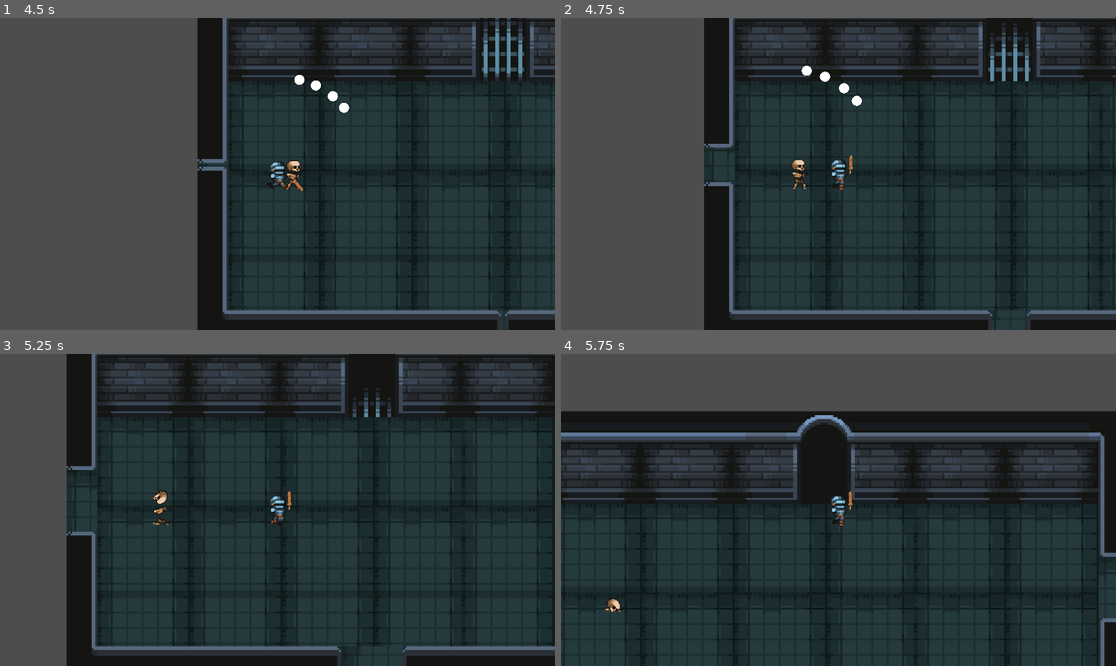
Above: before the commit, frames 1-4 (two rows, left to right).
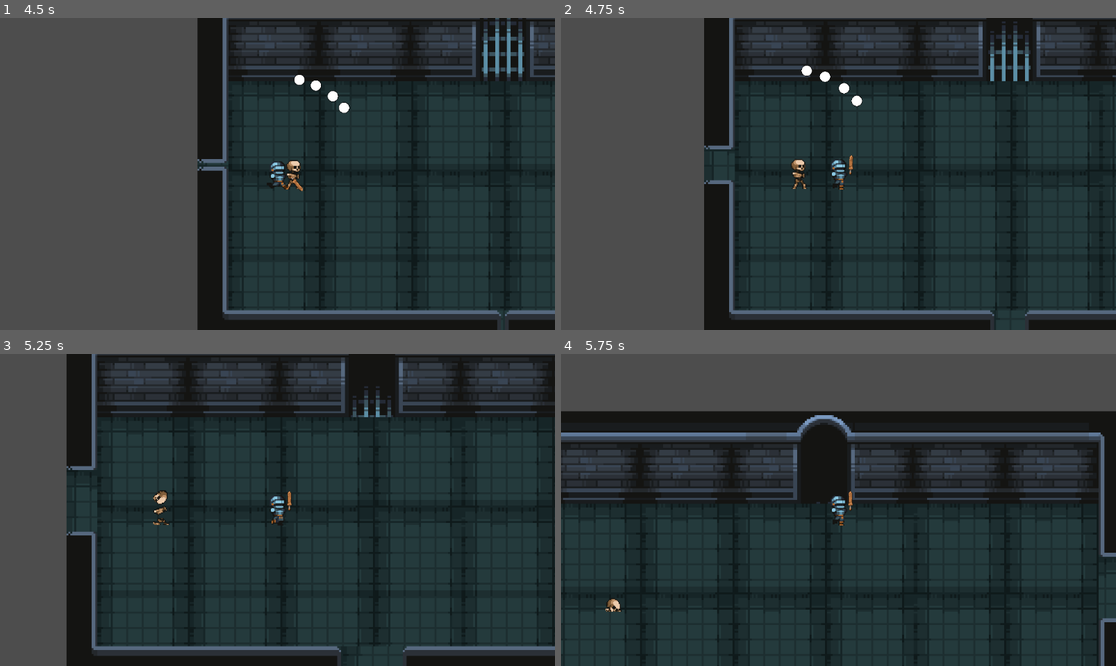
Above: after the commit, the same moments.

Repository: Robert-Riordan-UCD/GameDevJourney
Game: Godot game, scene res://debug_test_scene.tscn
Same seed, same stepped clock (60 frames per second), same inputs: the game is played once before the commit and once after it. This scene is started directly instead of the project's main scene.
Inputs (mouse positions are in pixels of both pictures, inside the frame that each line leads up to):
- Up to frame 1 (4.5 s): move the mouse to (249, 236) at 0.52 s; hold Space (player_dash) 0.53-1.28 s; hold W (player_up) 0.53-2.03 s; move the mouse to (444, 220) at 1.27 s; click (444, 220) at 1.35 s; move the mouse to (111, 127) at 2.02 s; hold Space (player_dash) 2.03-2.78 s; hold A (player_left) 2.03-3.53 s; move the mouse to (305, 174) at 2.77 s; click (305, 174) at 2.85 s; move the mouse to (194, 96) at 3.52 s; hold S (player_down) 3.53-4.28 s; hold Space (player_dash) 3.53-4.28 s; move the mouse to (399, 158) at 4.27 s; hold D (player_right) from 4.28 s (still down); click (399, 158) at 4.35 s
- Up to frame 2 (4.75 s): keep holding D (player_right)
- Up to frame 3 (5.25 s): move the mouse to (166, 525) at 5.02 s; release D (player_right) at 5.03 s; hold W (player_up) from 5.03 s (still down); hold Space (player_dash) from 5.03 s (still down)
- Up to frame 4 (5.75 s): keep holding W (player_up); keep holding Space (player_dash)

Frame 1 is identical in both runs. In frame 2, 0.5% of the frame differs, in the area x 25-85%, y 1-100%; in frame 3, 0.2%; in frame 4, less than 0.1%.

Commit message:
Updated enemy collisions

Diff:
--- a/Rougelike_Bullethell_Dungeon_Crawler/Enemies/enemy.tscn
+++ b/Rougelike_Bullethell_Dungeon_Crawler/Enemies/enemy.tscn
@@ -104,7 +104,8 @@
 }]
 
 [sub_resource type="CapsuleShape2D" id="CapsuleShape2D_b6sac"]
-height = 36.0
+radius = 7.5
+height = 34.0
 
 [node name="Enemy" type="CharacterBody2D" groups=["enemy"]]
 scale = Vector2(2, 2)
@@ -119,7 +120,8 @@
 frame = 7
 
 [node name="CollisionShape2D" type="CollisionShape2D" parent="."]
-position = Vector2(0, 1)
+visible = false
+position = Vector2(0, 4)
 shape = SubResource("CapsuleShape2D_b6sac")
 
 [node name="Health" type="Node2D" parent="."]
@@ -135,6 +137,7 @@
 parent = NodePath("../Health")
 
 [node name="CollisionShape2D" type="CollisionShape2D" parent="HurtBox"]
+position = Vector2(0, 5.5)
 shape = SubResource("CapsuleShape2D_b6sac")
 
 [connection signal="died" from="Health" to="." method="_on_health_died"]
